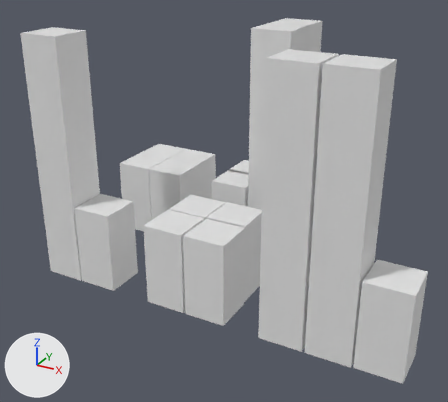
An edit to the Blender file data/city.blend, drawn before and after from the same camera.
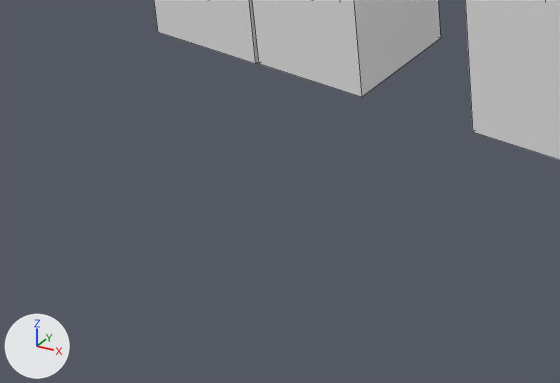
Each version appears first whole from a camera (50 mm lens) standing at (86.6, -101.1, 81.1) and looking at (24.0, 12.7, 24.1), and next in a close-up on the part from 0% to 39% of the width and 65% to 94% of the height. The axes (+X, +Y, +Z) are drawn at lower left. The lights are the same throughout. The close-ups show mesh edges as thin lines.

The first close-up shows 'Shortbuilding.001', 'Shortbuilding.004', 'Tallbuilding.003'.
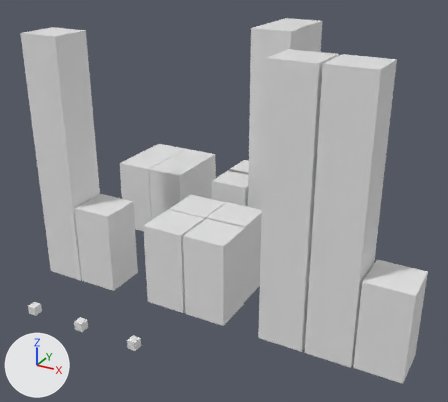
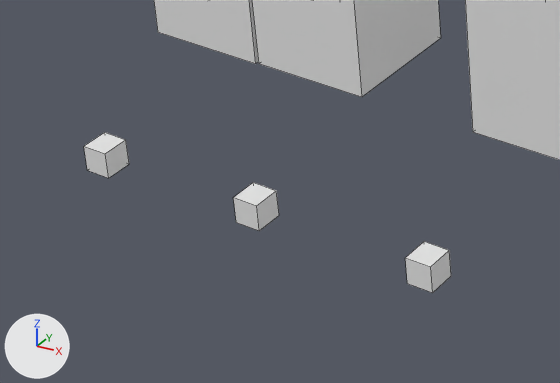
What changed in the scene script:
```text
Add me_consumable:
    me_consumable.from_pydata(...)  # a box spanning x -1.0..1.0, y -1.0..1.0, z -1.0..1.0
Add ob_consumable:
    ob_consumable = bpy.data.objects.new('Consumable', me_consumable)
    ob_consumable.location = (-8.61, -17.07, 2.0)
Add ob_defensive:
    ob_defensive = bpy.data.objects.new('Defensive', me_consumable.copy())
    ob_defensive.location = (18.74, -16.63, 2.0)
Add ob_weapon:
    ob_weapon = bpy.data.objects.new('Weapon', me_consumable.copy())
    ob_weapon.location = (4.66, -16.8, 2.0)
```

Where the change shows, as pixel boxes (x1, y1, x2, y2) in the close-ups (560 x 383 px):
'Defensive', added
    after: (405, 241, 451, 293)
'Weapon', added
    after: (233, 182, 279, 231)
'Consumable', added
    after: (84, 132, 129, 178)
